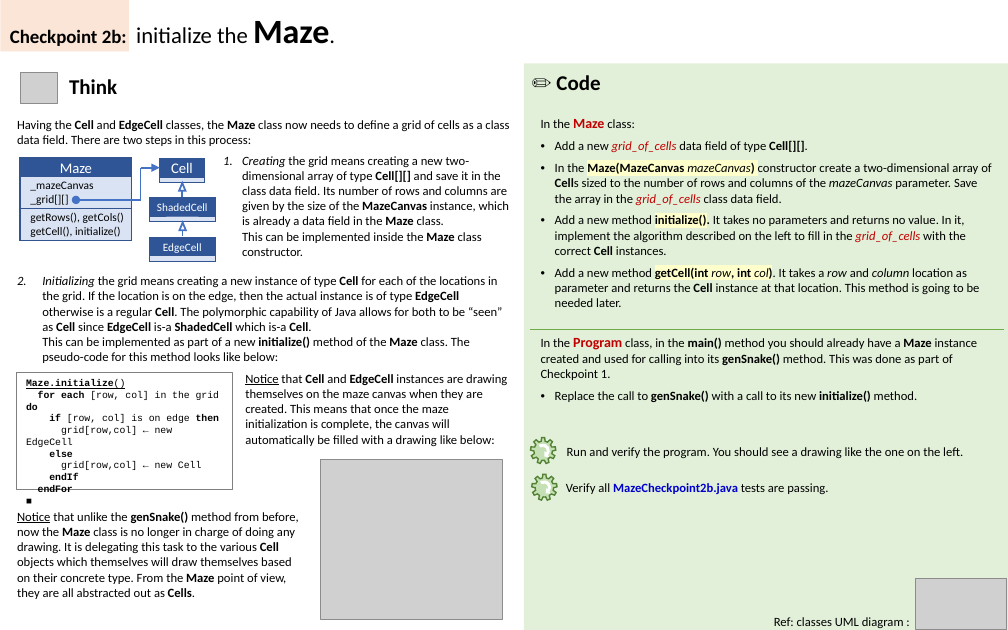
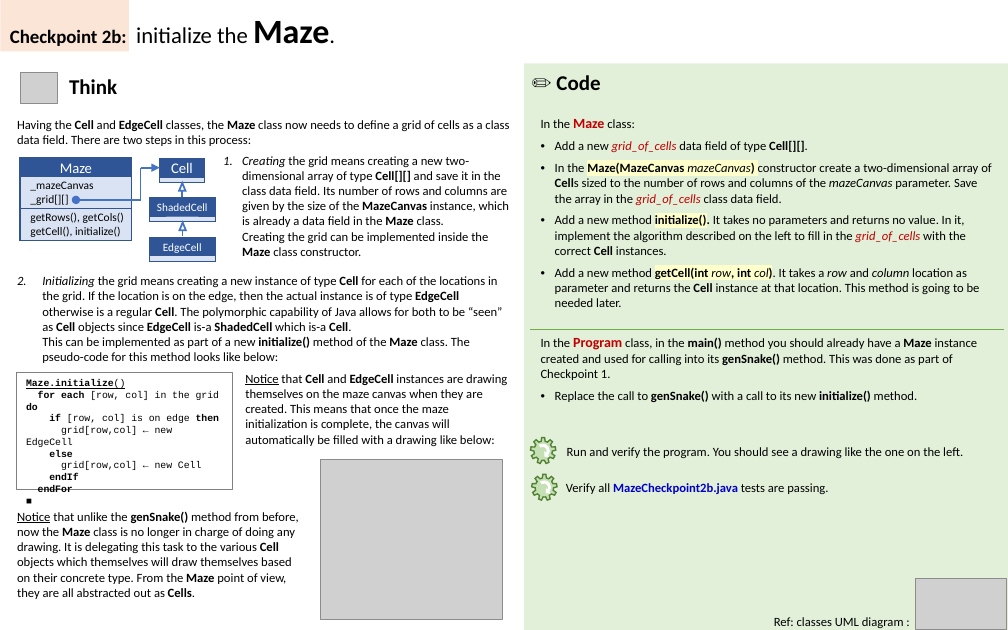
Before and after one commit to mihaiep/Code2020-Sinaia, a slide deck: slide 8 of Documents/Project/Maze Project.pptx. Drawn at 1008x630 pixels with LibreOffice and Linux fonts; fonts in the diff are those of the drawing; grey boxes stand for pictures. Boxes give left, top, right and bottom in pixels: in the first picture for what was removed or moved away, otherwise in the second. Text is boxed around its words. In the diff, an @@ line names an element or a change of style, - is before the commit and + after.

Commit message:
Update MazeSolved code and ppt to Checkpoint6a

```diff
--- a/Documents/Project/Maze Project.pptx
+++ b/Documents/Project/Maze Project.pptx
@@ text at bbox=[242, 156, 509, 256]: text changed @@
-1. Creating the grid means creating a new two-dimensional array of type Cell[][] and save it in the class data field. Its number of rows and columns are given by the size of the MazeCanvas instance, which is already a data field in the Maze class.
-   This can be implemented inside the Maze class constructor.
+1. Creating the grid means creating a new two-dimensional array of type Cell[][] and save it in the class data field. Its number of rows and columns are given by the size of the MazeCanvas instance, which is already a data field in the Maze class.
+   Creating the grid can be implemented inside the Maze class constructor.
@@ text at bbox=[42, 276, 502, 363]: text changed @@
-2. Initializing the grid means creating a new instance of type Cell for each of the locations in the grid. If the location is on the edge, then the actual instance is of type EdgeCell otherwise is a regular Cell. The polymorphic capability of Java allows for both to be “seen” as Cell since EdgeCell is-a ShadedCell which is-a Cell.
-   This can be implemented as part of a new initialize() method of the Maze class. The pseudo-code for this method looks like below:
+2. Initializing the grid means creating a new instance of type Cell for each of the locations in the grid. If the location is on the edge, then the actual instance is of type EdgeCell otherwise is a regular Cell. The polymorphic capability of Java allows for both to be “seen” as Cell objects since EdgeCell is-a ShadedCell which is-a Cell.
+   This can be implemented as part of a new initialize() method of the Maze class. The pseudo-code for this method looks like below:
```
Also in this commit, not shown: 5 other slides changed, 5 other files.
